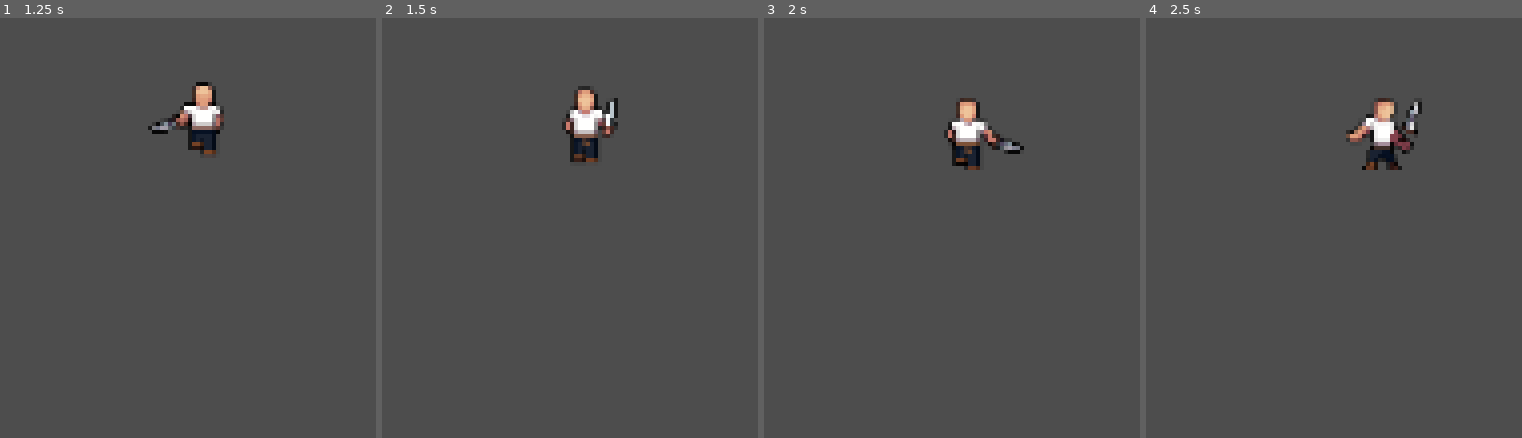
Above: before the commit, frames 1-4 (left to right).
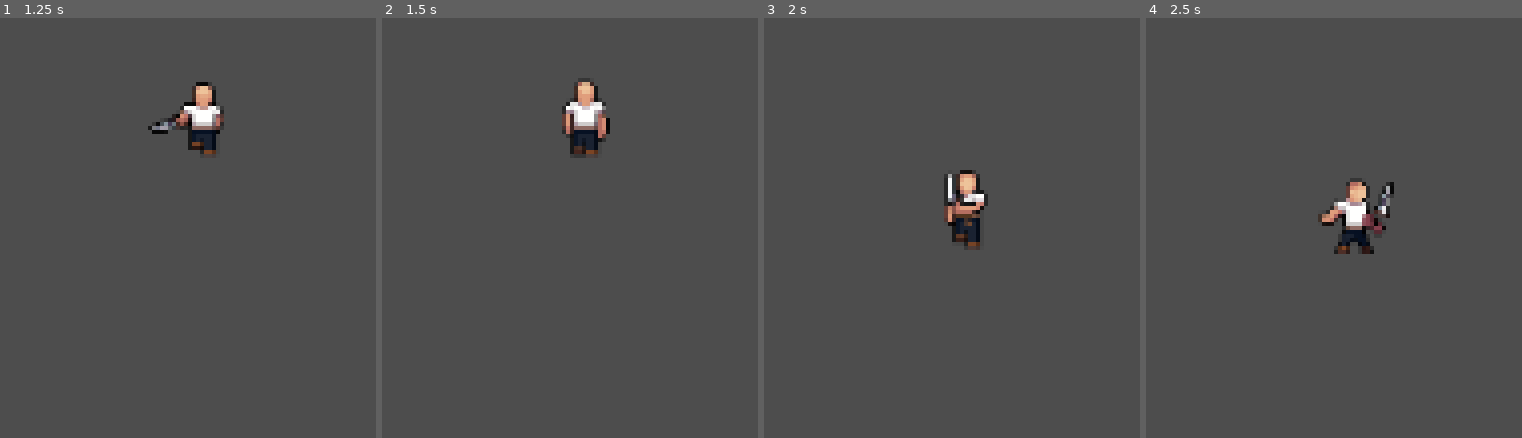
Above: after the commit, the same moments.

Repository: aprianwdh/Top-and-Down
Game: Godot game, scene res://sceens/world/world.tscn
Same seed, same stepped clock (60 frames per second), same inputs: the game is played once before the commit and once after it.
Inputs:
- Up to frame 1 (1.25 s): tap Enter (ui_accept) at 0.5, 0.77 s; hold Right (ui_right) from 0.53 s (still down)
- Up to frame 2 (1.5 s): release Right (ui_right) at 1.28 s; hold Down (ui_down) from 1.28 s (still down)
- Up to frame 3 (2 s): keep holding Down (ui_down); tap Enter (ui_accept) at 1.52 s
- Up to frame 4 (2.5 s): tap Enter (ui_accept) at 2 s; release Down (ui_down) at 2.03 s; hold Right (ui_right) from 2.03 s (still down)

Frame 1 is identical in both runs. In frame 2, 1.6% of the frame differs, in the area x 47-63%, y 15-35%; in frame 3, 3.2%; in frame 4, 3.5%, in the area x 45-74%, y 19-57%.

Commit message:
Update player.tscn

Diff:
--- a/sceens/player/player.tscn
+++ b/sceens/player/player.tscn
@@ -558,10 +558,22 @@
 "update": 1,
 "values": [1]
 }
+tracks/3/type = "value"
+tracks/3/imported = false
+tracks/3/enabled = true
+tracks/3/path = NodePath("swordAnim:visible")
+tracks/3/interp = 1
+tracks/3/loop_wrap = true
+tracks/3/keys = {
+"times": PackedFloat32Array(0),
+"transitions": PackedFloat32Array(1),
+"update": 1,
+"values": [true]
+}
 
 [sub_resource type="Animation" id="Animation_760jt"]
 resource_name = "atack_down"
-length = 0.52
+length = 0.55
 tracks/0/type = "value"
 tracks/0/imported = false
 tracks/0/enabled = true
@@ -609,6 +621,18 @@
 "transitions": PackedFloat32Array(1, 1, 1, 1, 1, 1),
 "update": 1,
 "values": [0, 1, 2, 3, 4, 5]
+}
+tracks/4/type = "value"
+tracks/4/imported = false
+tracks/4/enabled = true
+tracks/4/path = NodePath("swordAnim:visible")
+tracks/4/interp = 1
+tracks/4/loop_wrap = true
+tracks/4/keys = {
+"times": PackedFloat32Array(0, 0.55),
+"transitions": PackedFloat32Array(1, 1),
+"update": 1,
+"values": [true, false]
 }
 
 [sub_resource type="Animation" id="Animation_qfyot"]
@@ -662,6 +686,18 @@
 "update": 1,
 "values": [0, 1, 2, 3, 4, 5]
 }
+tracks/4/type = "value"
+tracks/4/imported = false
+tracks/4/enabled = true
+tracks/4/path = NodePath("swordAnim:visible")
+tracks/4/interp = 1
+tracks/4/loop_wrap = true
+tracks/4/keys = {
+"times": PackedFloat32Array(0, 0.5),
+"transitions": PackedFloat32Array(1, 1),
+"update": 1,
+"values": [true, false]
+}
 
 [sub_resource type="Animation" id="Animation_1mslm"]
 resource_name = "atack_right"
@@ -714,10 +750,23 @@
 "update": 1,
 "values": [0, 1, 2, 3, 4, 5]
 }
+tracks/4/type = "value"
+tracks/4/imported = false
+tracks/4/enabled = true
+tracks/4/path = NodePath("swordAnim:visible")
+tracks/4/interp = 1
+tracks/4/loop_wrap = true
+tracks/4/keys = {
+"times": PackedFloat32Array(0, 0.5),
+"transitions": PackedFloat32Array(1, 1),
+"update": 1,
+"values": [true, false]
+}
 
 [sub_resource type="Animation" id="Animation_tmrpm"]
 resource_name = "atack_up"
-length = 0.55
+length = 0.6
+step = 1.0
 tracks/0/type = "value"
 tracks/0/imported = false
 tracks/0/enabled = true
@@ -765,6 +814,18 @@
 "transitions": PackedFloat32Array(1, 1, 1, 1, 1, 1),
 "update": 1,
 "values": [0, 1, 2, 3, 4, 5]
+}
+tracks/4/type = "value"
+tracks/4/imported = false
+tracks/4/enabled = true
+tracks/4/path = NodePath("swordAnim:visible")
+tracks/4/interp = 1
+tracks/4/loop_wrap = true
+tracks/4/keys = {
+"times": PackedFloat32Array(0, 0.5),
+"transitions": PackedFloat32Array(1, 1),
+"update": 1,
+"values": [true, false]
 }
 
 [sub_resource type="Animation" id="Animation_rkqwe"]
@@ -1370,7 +1431,7 @@
 
 [node name="swordAnim" type="AnimatedSprite2D" parent="."]
 sprite_frames = SubResource("SpriteFrames_ogpy8")
-animation = &"sword_down"
+animation = &"sword_right"
 frame = 1
 
 [connection signal="animation_finished" from="AnimationTree" to="." method="_on_animation_tree_animation_finished"]
